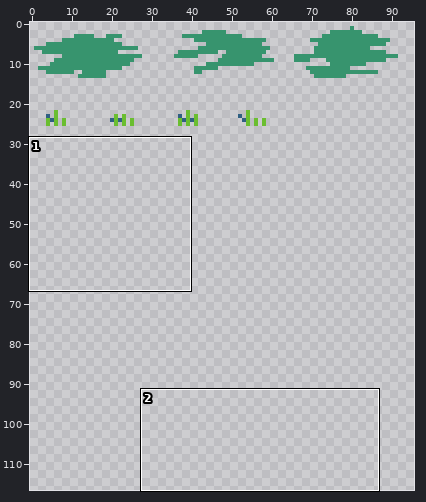
Edited in one commit: pixel-art file (assets/Vegetation.aseprite). Above: a wide view before the commit, with the close-up outlined.
Close-up. First the earlier version:
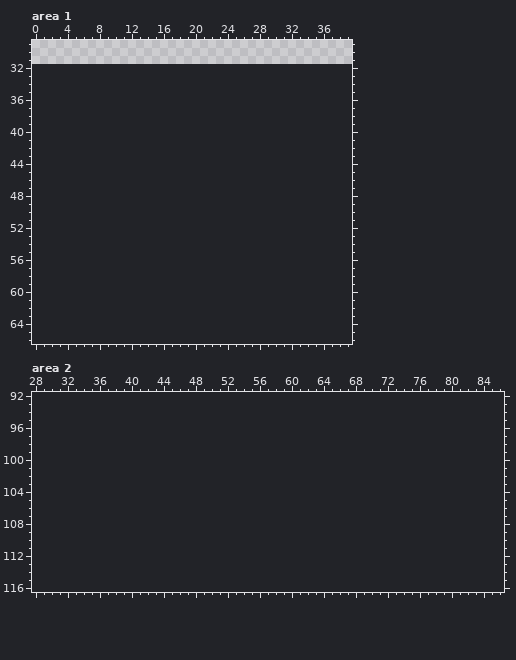
96x32 pixels, 1 frame. Shown: area 1: x 0..39, y 29..66; area 2: x 28..86, y 92..116. The old version is drawn lined up with the new one, on the new canvas. The wide view leaves out empty margins.
New version:
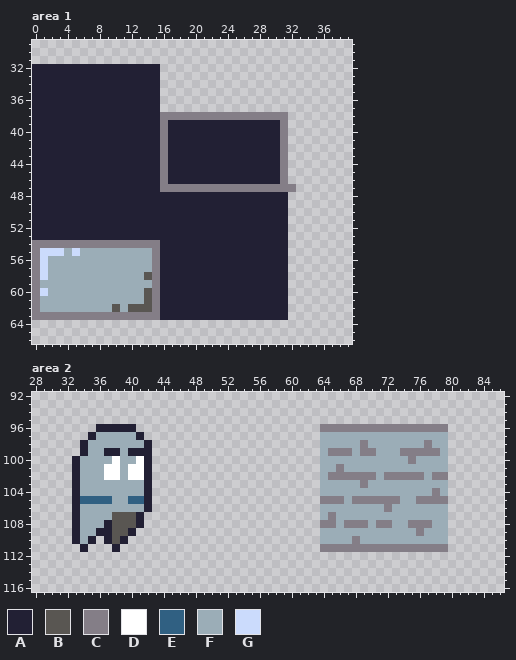
Palette (. is transparent): A #222034  B #595652  C #847e87  D #ffffff  E #306082  F #9badb7  G #cbdbfc
Change:
canvas 96x32 -> 96x128
Changed rows in their new state; - is an unchanged pixel.
Area 1:
first column x 0:
32 AAAAAAAAAAAAAAAA-----------------
33 AAAAAAAAAAAAAAAA-----------------
34 AAAAAAAAAAAAAAAA-----------------
35 AAAAAAAAAAAAAAAA-----------------
36 AAAAAAAAAAAAAAAA-----------------
37 AAAAAAAAAAAAAAAA-----------------
38 AAAAAAAAAAAAAAAACCCCCCCCCCCCCCCC-
39 AAAAAAAAAAAAAAAACAAAAAAAAAAAAAAC-
40 AAAAAAAAAAAAAAAACAAAAAAAAAAAAAAC-
41 AAAAAAAAAAAAAAAACAAAAAAAAAAAAAAC-
42 AAAAAAAAAAAAAAAACAAAAAAAAAAAAAAC-
43 AAAAAAAAAAAAAAAACAAAAAAAAAAAAAAC-
44 AAAAAAAAAAAAAAAACAAAAAAAAAAAAAAC-
45 AAAAAAAAAAAAAAAACAAAAAAAAAAAAAAC-
46 AAAAAAAAAAAAAAAACAAAAAAAAAAAAAAC-
47 AAAAAAAAAAAAAAAACCCCCCCCCCCCCCCCC
48 AAAAAAAAAAAAAAAAAAAAAAAAAAAAAAAA-
49 AAAAAAAAAAAAAAAAAAAAAAAAAAAAAAAA-
50 AAAAAAAAAAAAAAAAAAAAAAAAAAAAAAAA-
51 AAAAAAAAAAAAAAAAAAAAAAAAAAAAAAAA-
52 AAAAAAAAAAAAAAAAAAAAAAAAAAAAAAAA-
53 AAAAAAAAAAAAAAAAAAAAAAAAAAAAAAAA-
54 CCCCCCCCCCCCCCCCAAAAAAAAAAAAAAAA-
55 CGGGFGFFFFFFFFFCAAAAAAAAAAAAAAAA-
56 CGFFFFFFFFFFFFFCAAAAAAAAAAAAAAAA-
57 CGFFFFFFFFFFFFFCAAAAAAAAAAAAAAAA-
58 CGFFFFFFFFFFFFBCAAAAAAAAAAAAAAAA-
59 CFFFFFFFFFFFFFFCAAAAAAAAAAAAAAAA-
60 CGFFFFFFFFFFFFBCAAAAAAAAAAAAAAAA-
61 CFFFFFFFFFFFFFBCAAAAAAAAAAAAAAAA-
62 CFFFFFFFFFBFBBBCAAAAAAAAAAAAAAAA-
63 CCCCCCCCCCCCCCCCAAAAAAAAAAAAAAAA-
Area 2:
first column x 33:
 96 ---AAAAA-----------------------CCCCCCCCCCCCCCCC
 97 --AFFFFFA----------------------FFFFFFFFFFFFFFFF
 98 -AFFFFFFFA---------------------FFFFFCFFFFFFFCFF
 99 -AFFAAFAAA---------------------FCCCFCCFFFCCCCCF
100 AFFFFDFFDA---------------------FFFFFFFFFFFCFFFF
101 AFFFDDFDDA---------------------FFCFFFFFFFFFFFFF
102 AFFFDDFDDA---------------------FCCCCCCFCCCCCFCC
103 AFFFFFFFFA---------------------FFFFFCFFFFFFFFFF
104 AFFFFFFFFA---------------------FFFFFFFFFFFFFFCF
105 AEEEEFFEEA---------------------CCCFCCCCCCFFCCCC
106 AFFFFFFFFA---------------------FFFFFFFFCFFFFFFF
107 AFFFFBBBA----------------------FCFFFFFFFFFFFFFF
108 AFFFABBBA----------------------CCFCCCFCCFFCCCFF
109 AFFAABBA-----------------------FFFFFFFFFFFFCFFF
110 AFA-ABA------------------------FFFFCFFFFFFFFFFF
111 -A---A-------------------------CCCCCCCCCCCCCCCC
